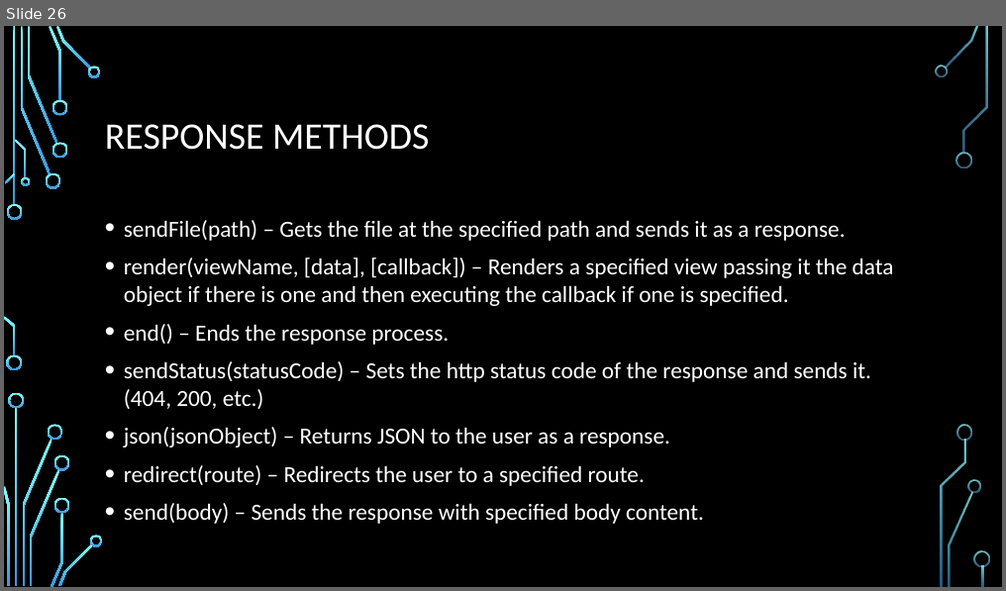
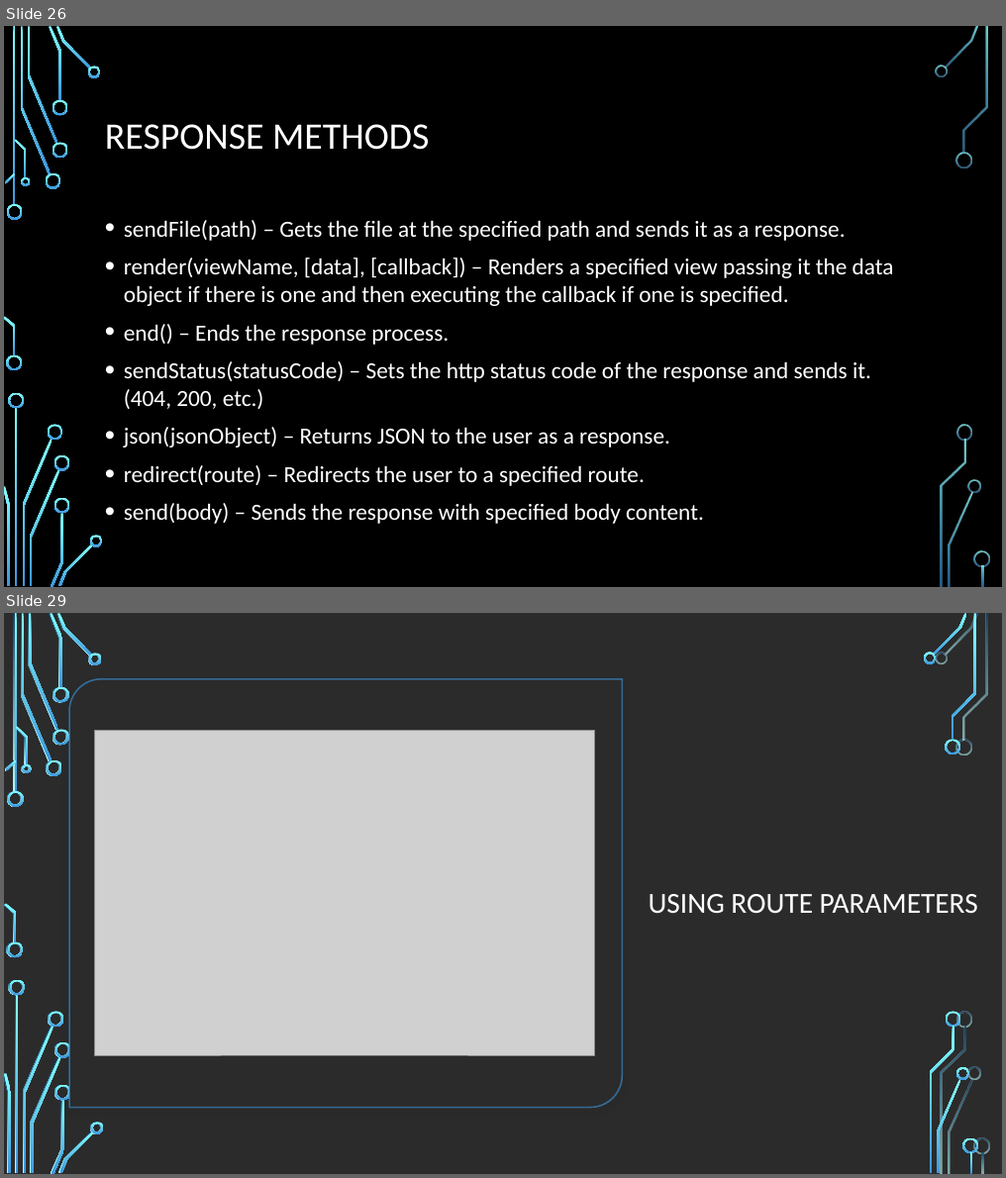
Before and after one commit to aliceroherty/ResearchProject, a slide deck: Presentation/Node.pptx. Shown one above the other, each under a label of ours: slide 26 before the commit, slides 26 and 29 after it; the slides between them are not shown. The pictures are 1006x591 and 1006x1178 pixels, drawn with LibreOffice and Linux fonts; fonts in the diff are those of the drawing; grey boxes stand for pictures; background and template pictures are left out; a plain dark background stands for a picture behind light text. Boxes give left, top, right and bottom in pixels: in the first picture for what was removed or moved away, otherwise in the second. Text is boxed around its words. In the diff, an @@ line names an element or a change of style, - is before the commit and + after.

```diff
--- a/Presentation/Node.pptx
+++ b/Presentation/Node.pptx
@@ slide 29 added at (4, 613, 1002, 1174), background picture (left out) @@
@@ round diag rect added at (69, 679, 622, 1107), fill #FFFFFF, outline #3D97DE 1.5 pt @@
@@ picture added at (94, 730, 594, 1056) @@
@@ title added at (648, 894, 978, 913), 28 pt, text #FFFFFF @@
+USING ROUTE PARAMETERS
@@ group added at (4, 613, 979, 1174): 33 freeform shapes, 3 rectangles @@
@@ group added at (4, 613, 990, 1174): 33 freeform shapes, 3 rectangles @@
```
Also in this commit, not shown: 13 other slides added, 18 other files.
